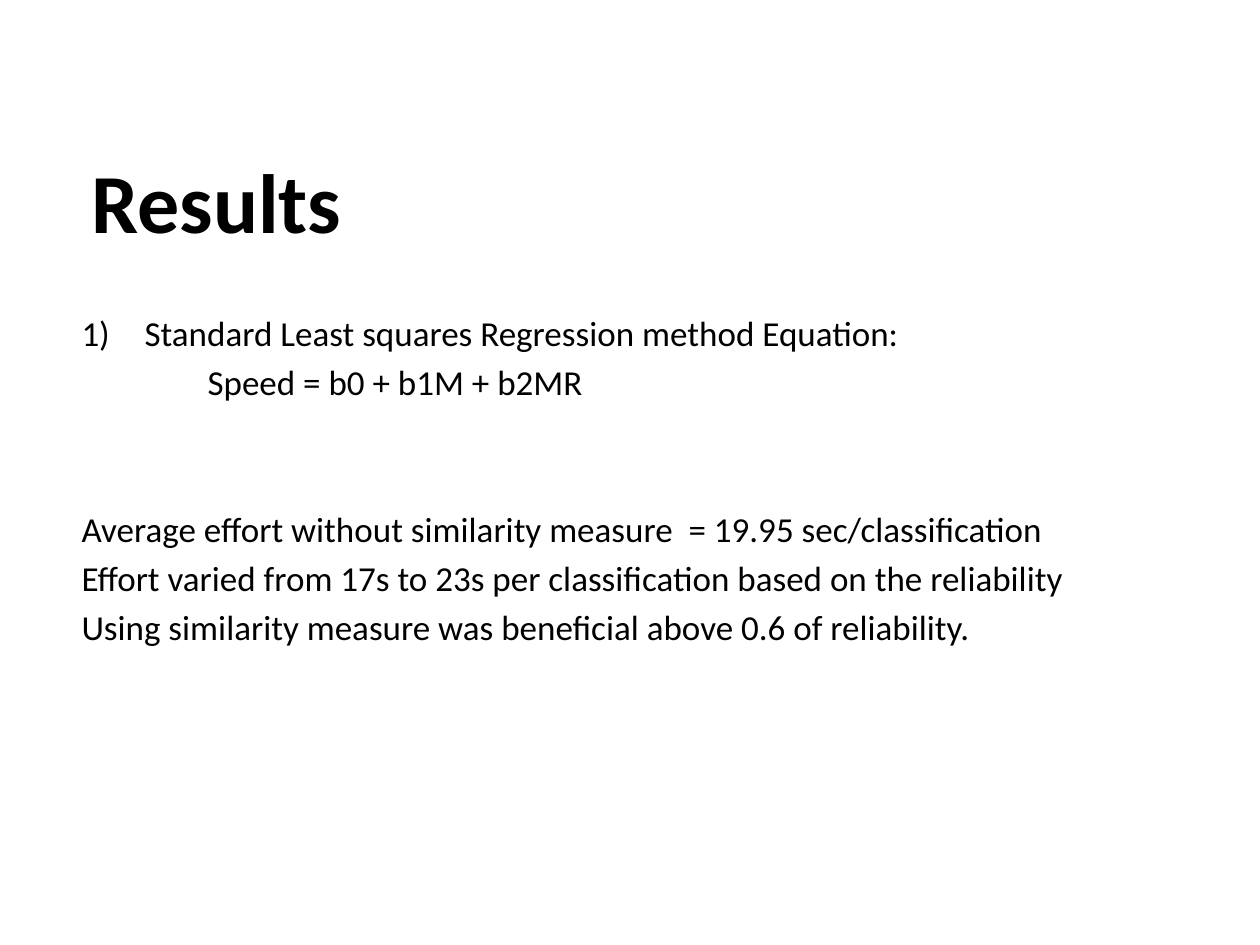
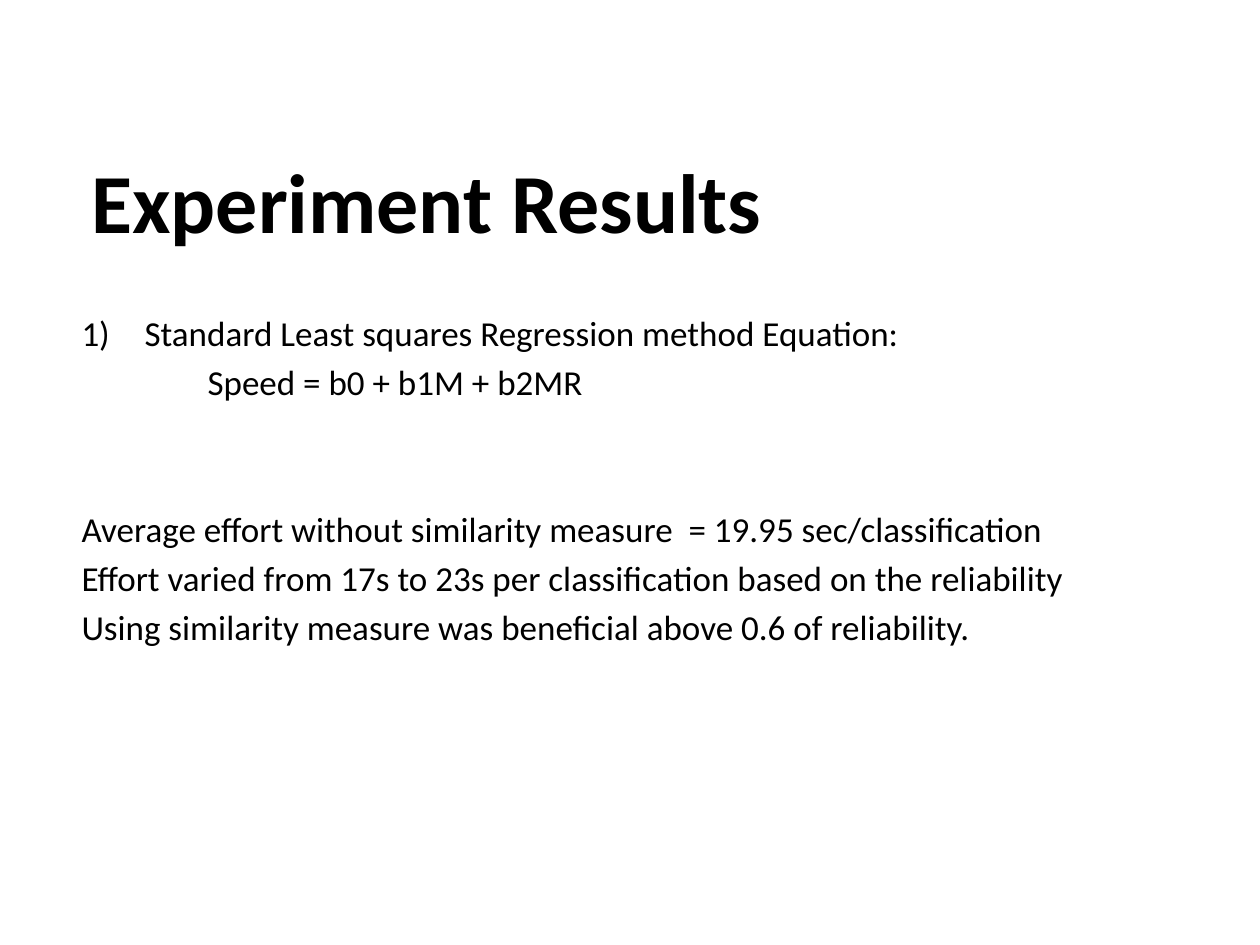
Before and after one commit to sindhusha-t/ASE-Lab-Assignments, a slide deck: slide 15 of Journal_presentation/The Effort Savings from Using NLP to Classify.pptx. Drawn at 1260x945 pixels with LibreOffice and Linux fonts; fonts in the diff are those of the drawing; background and template pictures are left out. Boxes give left, top, right and bottom in pixels: in the first picture for what was removed or moved away, otherwise in the second. Text is boxed around its words. In the diff, an @@ line names an element or a change of style, - is before the commit and + after.

```diff
--- a/Journal_presentation/The Effort Savings from Using NLP to Classify.pptx
+++ b/Journal_presentation/The Effort Savings from Using NLP to Classify.pptx
@@ title at bbox=[91, 174, 761, 247]: text changed @@
-Results
+Experiment Results
```
Also in this commit, not shown: 7 other slides changed.
